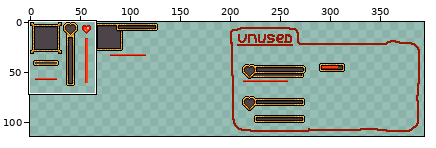
File history of a sprite sheet, res/image/ui.png. Above: a wide view before the commit, with the close-up outlined.
Close-up. Earlier state:
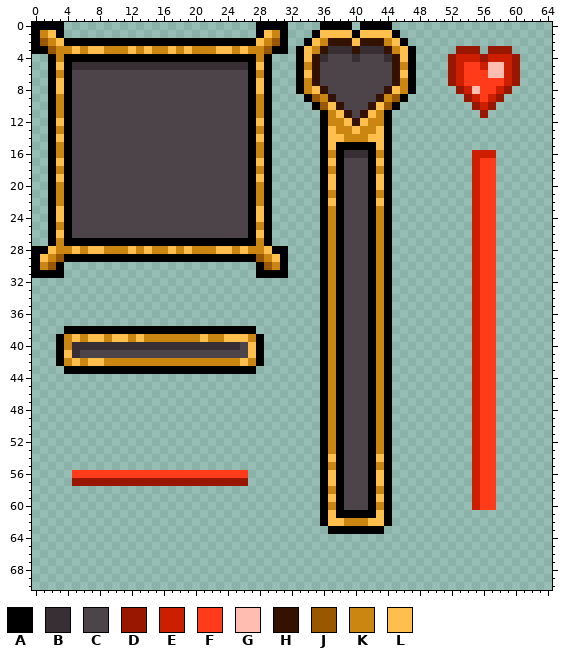
The file is 512x512 pixels. Shown: x 0..64, y 0..70. The wide view leaves out empty margins. The commit also changed other parts of the picture, which this record leaves out.
Palette (. is transparent): A #000000  B #382f35  C #4c4449  D #991700  E #cc1e00  F #ff3b19  G #ffbdb2  H #331300  J #995700  K #ca8611  L #febf4c
Pixels before (only the part around the change), first column x 0:
 0 AAAA........................AAAA....AAAA.AAAA....................
 1 AKLA........................ALKA...ALLLLALLLLA...................
 2 AJKLAAAAAAAAAAAAAAAAAAAAAAAALKJA..ALKHHHLHHHKLA..................
 3 AAJKKLKLLKKKLKLKKLKLKKKLLKLKKJAA.ALKHBBBHBBBHKLA.....DDD.DDD.....
 4 ..AKAAAAAAAAAAAAAAAAAAAAAAAAKA...ALHBCCCBCCCBHLA....DEEEDEEED....
 5 ..ALABBBBBBBBBBBBBBBBBBBBBBALA...AKHCCCCCCCCCHKA....DEFFEGGED....
 6 ..AKACCCCCCCCCCCCCCCCCCCCCCAKA...ALHCCCCCCCCCHLA....DEFFFGGED....
 7 ..ALACCCCCCCCCCCCCCCCCCCCCCALA...AKHCCCCCCCCCHKA....DEFFFFFED....
 8 ..ALACCCCCCCCCCCCCCCCCCCCCCALA...AKLHCCCCCCCHLKA.....DEGFFED.....
 9 ..AKACCCCCCCCCCCCCCCCCCCCCCAKA....AJKHCCCCCHKJA.......DEFED......
10 ..AKACCCCCCCCCCCCCCCCCCCCCCAKA.....AJLHCCCHLJA.........DED.......
11 ..AKACCCCCCCCCCCCCCCCCCCCCCAKA......AKLHCHLKA...........D........
12 ..ALACCCCCCCCCCCCCCCCCCCCCCALA......AKKLHLKKA....................
13 ..AKACCCCCCCCCCCCCCCCCCCCCCAKA......ALKKLKKLA....................
14 ..ALACCCCCCCCCCCCCCCCCCCCCCALA......ALLKKKLLA....................
15 ..AKACCCCCCCCCCCCCCCCCCCCCCAKA......ALAAAAALA....................
16 ..AKACCCCCCCCCCCCCCCCCCCCCCAKA......AKABBBAKA..........EEE.......
17 ..ALACCCCCCCCCCCCCCCCCCCCCCALA......ALACCCALA..........EFF.......
18 ..AKACCCCCCCCCCCCCCCCCCCCCCAKA......AKACCCAKA..........EFF.......
19 ..ALACCCCCCCCCCCCCCCCCCCCCCALA......ALACCCALA..........EFF.......
20 ..AKACCCCCCCCCCCCCCCCCCCCCCAKA......ALACCCALA..........EFF.......
21 ..AKACCCCCCCCCCCCCCCCCCCCCCAKA......AKACCCAKA..........EFF.......
22 ..AKACCCCCCCCCCCCCCCCCCCCCCAKA......ALACCCALA..........EFF.......
23 ..ALACCCCCCCCCCCCCCCCCCCCCCALA......AKACCCAKA..........EFF.......
24 ..ALACCCCCCCCCCCCCCCCCCCCCCALA......AKACCCAKA..........EFF.......
25 ..AKACCCCCCCCCCCCCCCCCCCCCCAKA......AKACCCAKA..........EFF.......
26 ..ALACCCCCCCCCCCCCCCCCCCCCCALA......AKACCCAKA..........EFF.......
27 ..AKAAAAAAAAAAAAAAAAAAAAAAAAKA......AKACCCAKA..........EFF.......
28 AALKKLKLLKKKLKLKKLKLKKKLLKLKKLAA....AKACCCAKA..........EFF.......
29 ALKJAAAAAAAAAAAAAAAAAAAAAAAAJKLA....AKACCCAKA..........EFF.......
30 AKJA........................AJKA....AKACCCAKA..........EFF.......
31 AAAA........................AAAA....AKACCCAKA..........EFF.......
32 ....................................AKACCCAKA..........EFF.......
33 ....................................AKACCCAKA..........EFF.......
34 ....................................AKACCCAKA..........EFF.......
35 ....................................AKACCCAKA..........EFF.......
36 ....................................AKACCCAKA..........EFF.......
37 ....................................AKACCCAKA..........EFF.......
38 ....AAAAAAAAAAAAAAAAAAAAAAAA........AKACCCAKA..........EFF.......
39 ...AKLKLLKLLKLKKKKKKKLKKLLLKA.......AKACCCAKA..........EFF.......
40 ...AKBBBBBBBBBBBBBBBBBBBBBCLA.......AKACCCAKA..........EFF.......
41 ...ALBCCCCCCCCCCCCCCCCCCCCCLA.......AKACCCAKA..........EFF.......
42 ...AKLKLLKKKKKKKKKKKKKKKKKLKA.......AKACCCAKA..........EFF.......
43 ....AAAAAAAAAAAAAAAAAAAAAAAA........AKACCCAKA..........EFF.......
44 ....................................AKACCCAKA..........EFF.......
45 ....................................AKACCCAKA..........EFF.......
46 ....................................AKACCCAKA..........EFF.......
47 ....................................AKACCCAKA..........EFF.......
48 ....................................AKACCCAKA..........EFF.......
49 ....................................AKACCCAKA..........EFF.......
50 ....................................AKACCCAKA..........EFF.......
51 ....................................AKACCCAKA..........EFF.......
52 ....................................AKACCCAKA..........EFF.......
53 ....................................AKACCCAKA..........EFF.......
54 ....................................ALACCCALA..........EFF.......
55 ....................................AKACCCAKA..........EFF.......
56 .....FFFFFFFFFFFFFFFFFFFFFF.........ALACCCALA..........EFF.......
57 .....DDDDDDDDDDDDDDDDDDDDDD.........ALACCCALA..........EFF.......
58 ....................................AKACCCAKA..........EFF.......
59 ....................................ALACCCALA..........EFF.......
60 ....................................AKACCCAKA..........EFF.......
61 ....................................ALAAAAALA....................
62 ....................................ALLKKKLLA....................
63 .....................................AAAAAAA.....................
64 .................................................................
65 .................................................................
66 .................................................................
67 .................................................................
After the commit:
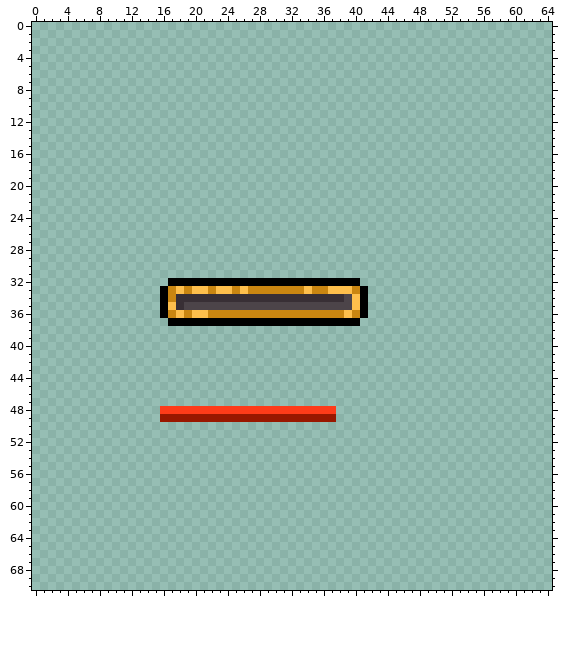
Change:
Changed rows in their new state; - is an unchanged pixel.
first column x 0:
 0 ....------------------------....----....-....----------------
 1 ....------------------------....---...........---------------
 2 ................................--.............--------------
 3 ................................-...............-----...-...-
 4 --............................---...............----.........
 5 --............................---...............----.........
 6 --............................---...............----.........
 7 --............................---...............----.........
 8 --............................---...............-----.......-
 9 --............................----.............-------.....--
10 --............................-----...........---------...---
11 --............................------.........-----------.----
12 --............................------.........----------------
13 --............................------.........----------------
14 --............................------.........----------------
15 --............................------.........----------------
16 --............................------.........----------...---
17 --............................------.........----------...---
18 --............................------.........----------...---
19 --............................------.........----------...---
20 --............................------.........----------...---
21 --............................------.........----------...---
22 --............................------.........----------...---
23 --............................------.........----------...---
24 --............................------.........----------...---
25 --............................------.........----------...---
26 --............................------.........----------...---
27 --............................------.........----------...---
28 ................................----.........----------...---
29 ................................----.........----------...---
30 ....------------------------....----.........----------...---
31 ....------------------------....----.........----------...---
32 -----------------AAAAAAAAAAAAAAAAAAA-A-AA....----------...---
33 ----------------AKLKLLKLLKLKKKKKKKLKKLLLKA...----------...---
34 ----------------AKBBBBBBBBBBBBBBBBBBBBB-LA...----------...---
35 ----------------ALBCCCCCCCCCCCCCCCCCCCC-LA...----------...---
36 ----------------AKLKLLKKKKKKKKKKKKKKK-KLKA...----------...---
37 -----------------AAAAAAAAAAAAAAAAAAA-A-AA....----------...---
38 ----........................--------.........----------...---
39 ---..........................-------.........----------...---
40 ---..........................-------.........----------...---
41 ---..........................-------.........----------...---
42 ---..........................-------.........----------...---
43 ----........................--------.........----------...---
44 ------------------------------------.........----------...---
45 ------------------------------------.........----------...---
46 ------------------------------------.........----------...---
47 ------------------------------------.........----------...---
48 ----------------FFFFFFFFFFFFFFFFFFFFFF.......----------...---
49 ----------------DDDDDDDDDDDDDDDDDDDDDD.......----------...---
50 ------------------------------------.........----------...---
51 ------------------------------------.........----------...---
52 ------------------------------------.........----------...---
53 ------------------------------------.........----------...---
54 ------------------------------------.........----------...---
55 ------------------------------------.........----------...---
56 -----......................---------.........----------...---
57 -----......................---------.........----------...---
58 ------------------------------------.........----------...---
59 ------------------------------------.........----------...---
60 ------------------------------------.........----------...---
61 ------------------------------------.........----------------
62 ------------------------------------.........----------------
63 -------------------------------------.......-----------------
